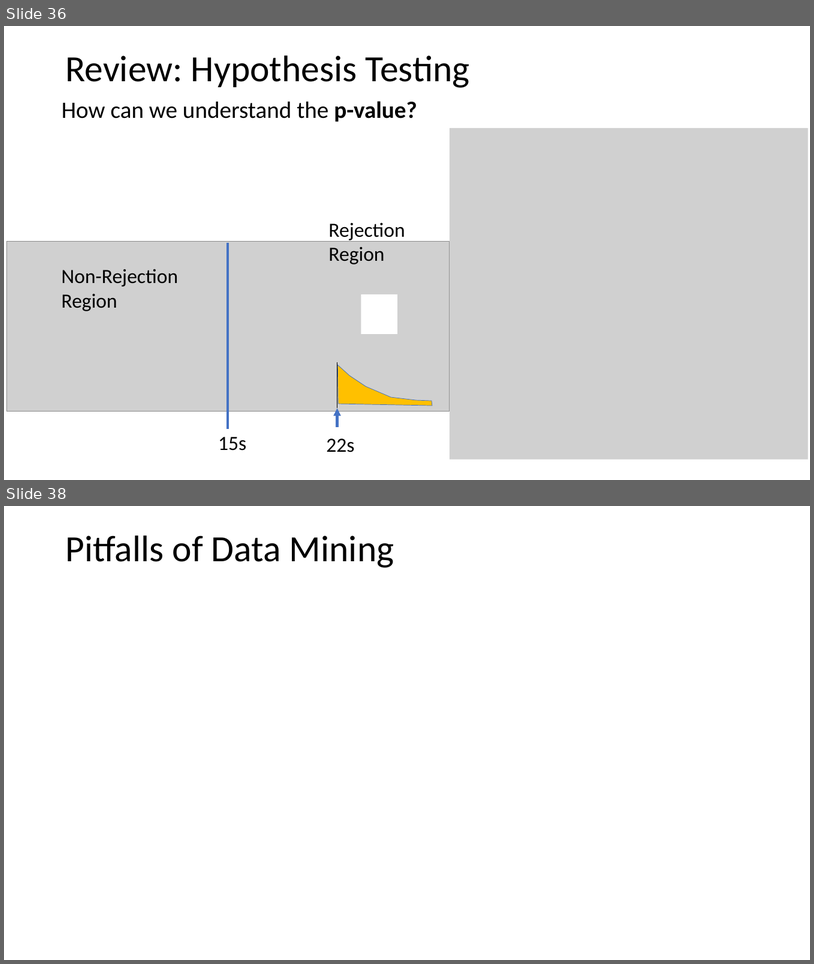
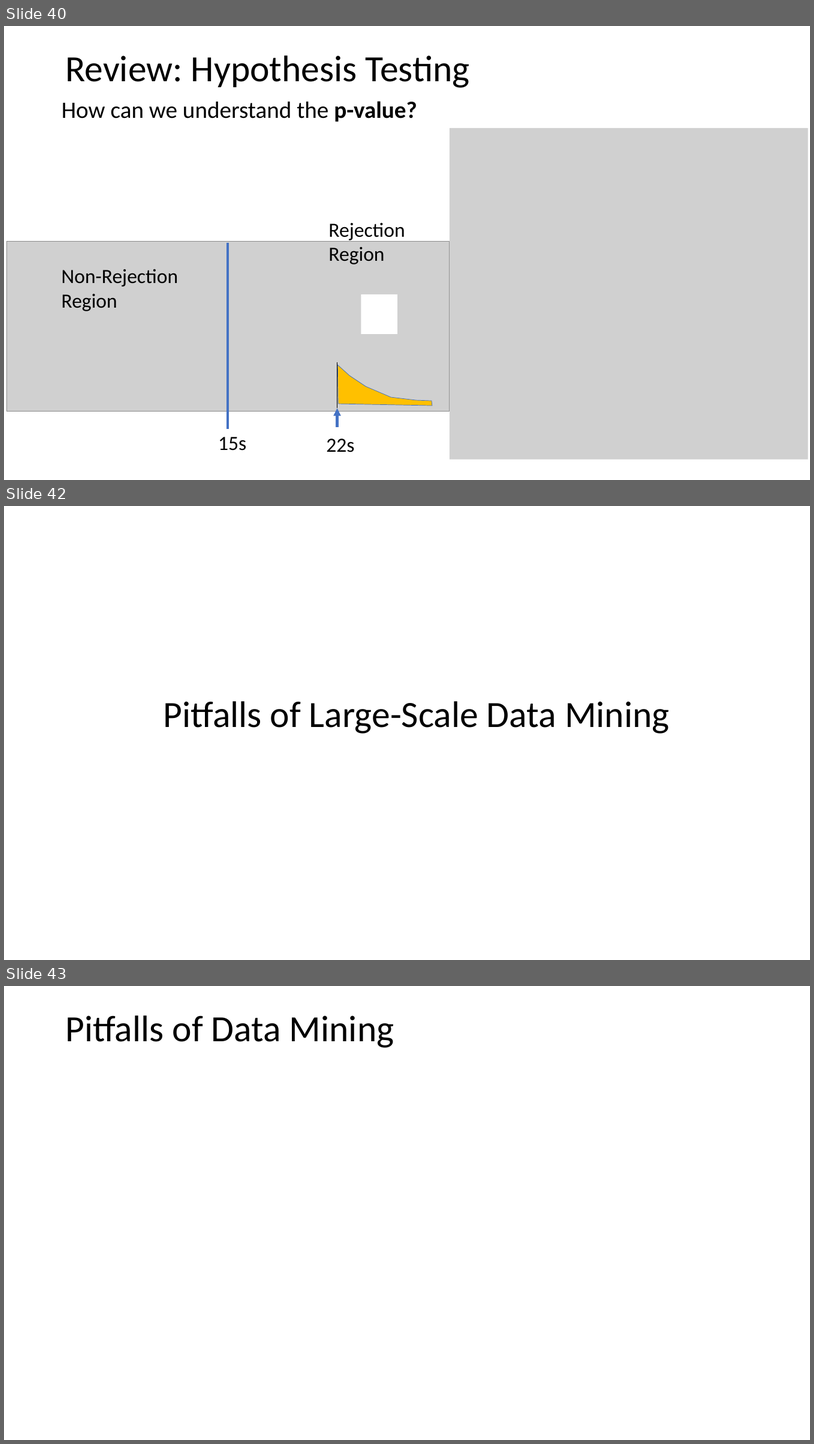
Before and after one commit to StephenElston/CSCI-E-108, a slide deck: slides/1_Introduction.pptx. Shown one above the other, each under a label of ours: slides 36 and 38 before the commit, slides 40, 42 and 43 after it; the slides between them are not shown. The pictures are 814x964 and 814x1444 pixels, drawn with LibreOffice and Linux fonts; fonts in the diff are those of the drawing; grey boxes stand for pictures. Boxes give left, top, right and bottom in pixels: in the first picture for what was removed or moved away, otherwise in the second. Text is boxed around its words. In the diff, an @@ line names an element or a change of style, - is before the commit and + after.

```diff
--- a/slides/1_Introduction.pptx
+++ b/slides/1_Introduction.pptx
@@ slide 42 added at (x1=4, y1=506, x2=810, y2=960), background #FFFFFF @@
@@ title added at (x1=164, y1=701, x2=669, y2=733), 44 pt, text #000000 @@
+Pitfalls of Large-Scale Data Mining
@@ what was slide 36 is now slide 40 @@
@@ what was slide 38 is now slide 43 @@
```
Also in this commit, not shown: 5 other slides added.
